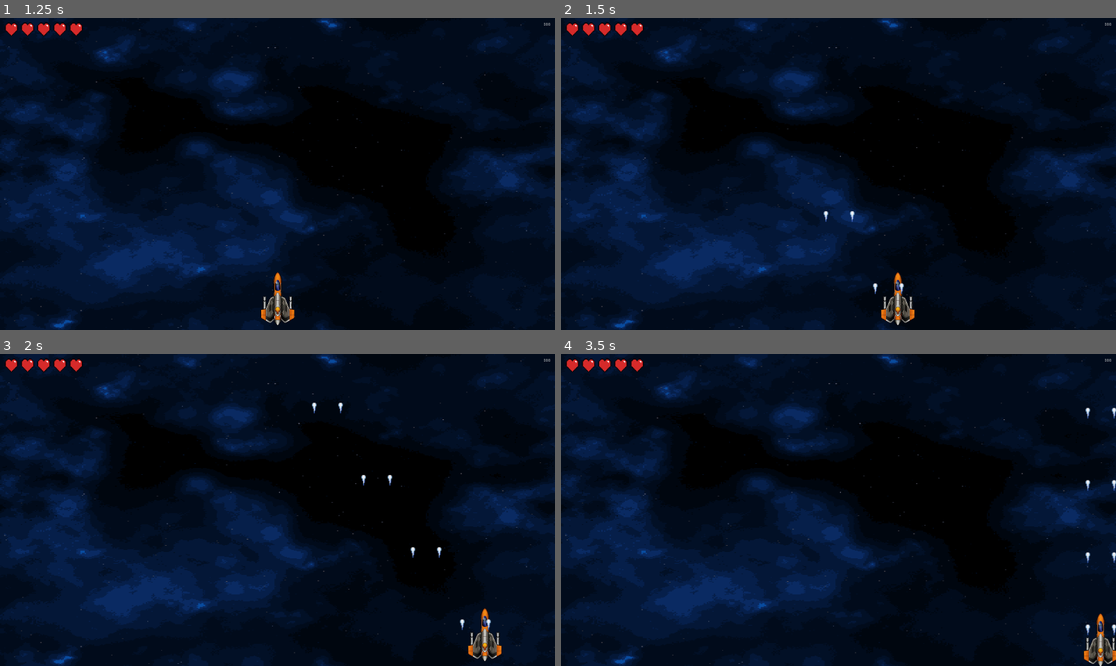
Above: before the commit, frames 1-4 (two rows, left to right).
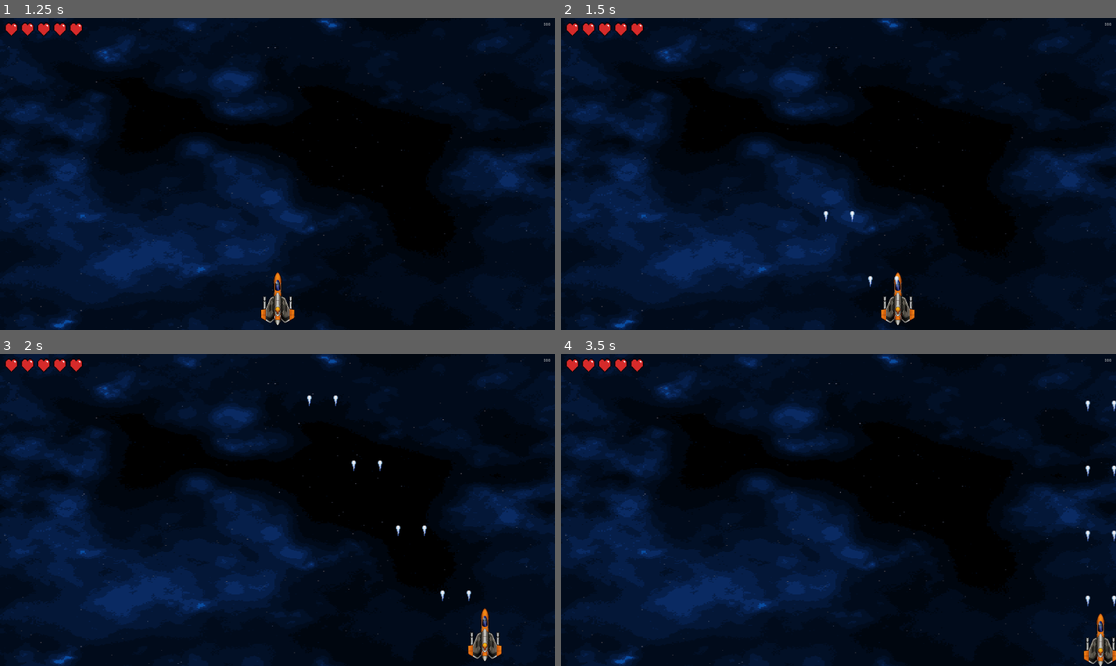
Above: after the commit, the same moments.

Repository: HalysonItallo/Opensole
Game: Godot game, scene res://scenes/menu/menu.tscn
Same seed, same stepped clock (60 frames per second), same inputs: the game is played once before the commit and once after it.
Inputs (mouse positions are in pixels of both pictures, inside the frame that each line leads up to):
- Up to frame 1 (1.25 s): click (277, 155) at 0.5 s
- Up to frame 2 (1.5 s): tap Enter at 1.25 s; move the mouse to (960, 158) at 1.27 s; hold Right (ui_right) from 1.28 s (still down); hold Space (shoot) from 1.28 s (still down)
- Up to frame 3 (2 s): keep holding Right (ui_right); keep holding Space (shoot)
- Up to frame 4 (3.5 s): move the mouse to (727, 525) at 2.02 s; release Right (ui_right) at 2.03 s; release Space (shoot) at 2.03 s; hold Down (ui_down) 2.03-2.78 s; tap Space (shoot) at 2.1 s; move the mouse to (894, 441) at 2.77 s; hold Right (ui_right) from 2.78 s (still down); hold Space (shoot) from 2.78 s (still down)

Frame 1 is identical in both runs. In frame 2, less than 0.1% of the frame differs, in the area x 55-62%, y 82-89%; in frame 3, 0.3%, in the area x 55-89%, y 13-89%; in frame 4, 0.3%.

Commit message:
Update Player.gd

Diff:
--- a/player/Player.gd
+++ b/player/Player.gd
@@ -1,12 +1,12 @@
 extends Area2D
 
 export var speed: float = 1024
-export var fireDelay: float = 0.16
+export var fireDelay: float = 0.15
 
 var velocity := Vector2(0, 0)
 var shootType = 1
 
-onready var bullet_instance = preload("res://bullet/Bullet.tscn") #instancia do projetil
+onready var bullet_instance = preload("res://bullet/Bullet.tscn") # instancia do projetil
 
 onready var fireDelayTimer := $FireDelay
 onready var shootPositions := $ShootPositions
